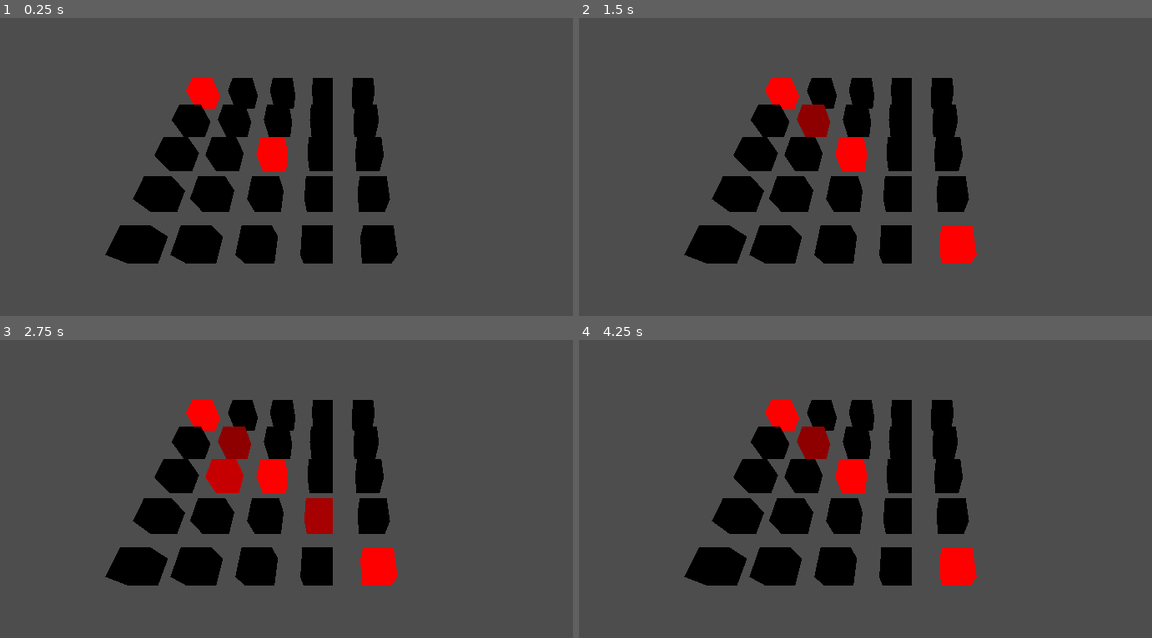
Above: before the commit, frames 1-4 (two rows, left to right).
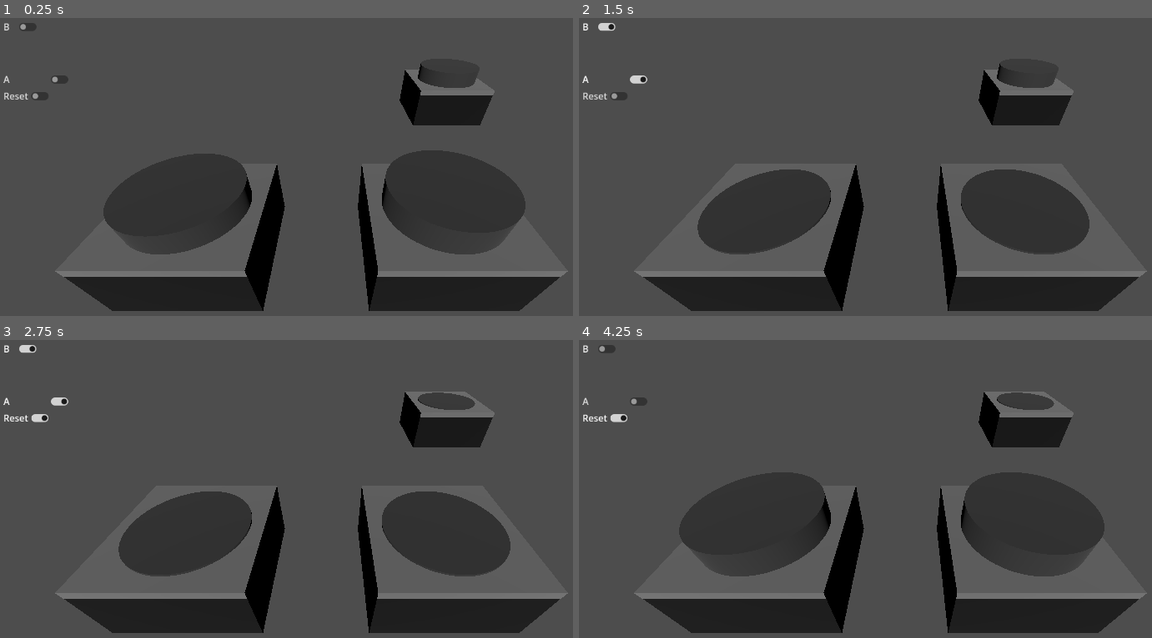
Above: after the commit, the same moments.

Repository: EloiStree/2026_03_20_godot_hello_micro_bit
Game: Godot game, scene res://_/scene/demo/demo_micro_bit_tactile_button.tscn
The game is run twice, just before and just after one commit, with the same random seed, the same clock (stepped at 60 frames per second) and the same inputs. Before the commit the project starts from res://_/scene/demo/demo_micro_bit_array_of_led_5x_5.tscn.
Inputs (mouse positions are in pixels of both pictures, inside the frame that each line leads up to):
- Up to frame 1 (0.25 s): no input
- Up to frame 2 (1.5 s): click (613, 80) at 0.5 s, where only the run after the commit has a clickable "A"; click (601, 26) at 1.25 s, where only the run after the commit has a clickable "B"
- Up to frame 3 (2.75 s): click (28, 417) at 2 s, where only the run after the commit has a clickable "Reset"
- Up to frame 4 (4.25 s): click (613, 402) at 2.75 s, where only the run after the commit has a clickable "A"; click (601, 348) at 3.5 s, where only the run after the commit has a clickable "B"

The runs differ from the first frame. In frame 1, 34% of the frame differs, in the area x 0-100%, y 1-99%; in frame 2, 32%; in frame 3, 32%; in frame 4, 34%.

Commit message:
Save a tacticle button to use in the project

Diff:
--- /dev/null
+++ b/_/scene/demo/demo_micro_bit_tactile_button.tscn
@@ -0,0 +1,58 @@
+[gd_scene format=3 uid="uid://baf46vbohyjn1"]
+
+[ext_resource type="PackedScene" uid="uid://bg75crlsjco8h" path="res://_/scene/element/element_micro_bit_tactile_button_view.tscn" id="1_66oti"]
+
+[node name="DemoMicroBitTactileButton" type="Node3D" unique_id=417928141]
+
+[node name="MicroBitTactileButtonViewA" parent="." unique_id=422241058 instance=ExtResource("1_66oti")]
+
+[node name="NodeScriptAnimation" parent="MicroBitTactileButtonViewA" index="0" unique_id=826314448]
+pressing_state = 0.165
+
+[node name="MicroBitTactileButtonViewB" parent="." unique_id=951816194 instance=ExtResource("1_66oti")]
+transform = Transform3D(1, 0, 0, 0, 1, 0, 0, 0, 1, 1.707717, 0, 0)
+
+[node name="MicroBitTactileButtonViewReset" parent="." unique_id=1204383887 instance=ExtResource("1_66oti")]
+transform = Transform3D(1, 0, 0, 0, 1, 0, 0, 0, 1, 2.6623504, 0, -2.7371497)
+
+[node name="Camera3D" type="Camera3D" parent="." unique_id=526125779]
+transform = Transform3D(1, 0, 0, 0, 0.7385495, 0.6741993, 0, -0.6741993, 0.7385495, 0.9687034, 1.6574355, 1.1926694)
+
+[node name="DirectionalLight3D" type="DirectionalLight3D" parent="." unique_id=1839160264]
+transform = Transform3D(1, 0, 0, 0, 0.825074, 0.5650246, 0, -0.5650246, 0.825074, 0, 3.458373, 0)
+
+[node name="CanvasLayer" type="CanvasLayer" parent="." unique_id=1126895272]
+
+[node name="CheckButtonA" type="CheckButton" parent="CanvasLayer" unique_id=1908850443]
+anchors_preset = -1
+anchor_top = 0.117000006
+anchor_right = 0.061000004
+anchor_bottom = 0.20700002
+offset_top = 0.18399811
+offset_right = 54.729996
+offset_bottom = 26.32399
+text = "A"
+
+[node name="CheckButtonB" type="CheckButton" parent="CanvasLayer" unique_id=1805365878]
+anchors_preset = -1
+anchor_right = 0.061000004
+anchor_bottom = 0.086
+offset_right = -0.27200317
+offset_bottom = -1.7280006
+text = "B"
+
+[node name="CheckButtonReset" type="CheckButton" parent="CanvasLayer" unique_id=1605622294]
+anchors_preset = -1
+anchor_top = 0.18800001
+anchor_right = 0.061000004
+anchor_bottom = 0.26500002
+offset_top = 0.17599487
+offset_right = -0.27200317
+offset_bottom = 0.27998352
+text = "Reset"
+
+[connection signal="toggled" from="CanvasLayer/CheckButtonA" to="MicroBitTactileButtonViewA" method="set_pressing_value"]
+[connection signal="toggled" from="CanvasLayer/CheckButtonB" to="MicroBitTactileButtonViewB" method="set_pressing_value"]
+[connection signal="toggled" from="CanvasLayer/CheckButtonReset" to="MicroBitTactileButtonViewReset" method="set_pressing_value"]
+
+[editable path="MicroBitTactileButtonViewA"]
--- /dev/null
+++ b/_/scene/element/element_micro_bit_tactile_button_view.tscn
@@ -0,0 +1,57 @@
+[gd_scene format=3 uid="uid://bg75crlsjco8h"]
+
+[ext_resource type="Script" uid="uid://2qjtvy7chvw5" path="res://_/script/micro_bit_tactile_button.gd" id="1_rmpgu"]
+[ext_resource type="Script" uid="uid://cpq625pgxe80t" path="res://_/script/micro_bit_tactile_button_script_animation.gd" id="1_un1rb"]
+
+[sub_resource type="BoxMesh" id="BoxMesh_5xryl"]
+
+[sub_resource type="StandardMaterial3D" id="StandardMaterial3D_66oti"]
+albedo_color = Color(0, 0, 0, 1)
+
+[sub_resource type="StandardMaterial3D" id="StandardMaterial3D_kyvj0"]
+albedo_color = Color(0.4506483, 0.4506483, 0.45064825, 1)
+
+[sub_resource type="CylinderMesh" id="CylinderMesh_wdwhb"]
+
+[sub_resource type="StandardMaterial3D" id="StandardMaterial3D_faa6o"]
+albedo_color = Color(0.2159017, 0.21590173, 0.2159017, 1)
+
+[node name="MicroBitTactileButtonView" type="Node3D" unique_id=422241058]
+script = ExtResource("1_rmpgu")
+
+[node name="NodeScriptAnimation" type="Node" parent="." unique_id=826314448 node_paths=PackedStringArray("to_move", "where_when_pressed", "where_when_released")]
+script = ExtResource("1_un1rb")
+to_move = NodePath("../StaticMovingPartRoot/StaticMovingPart")
+where_when_pressed = NodePath("../StaticMovingPartRoot/Node3DWhenPressing")
+where_when_released = NodePath("../StaticMovingPartRoot/Node3DWhenReleasing")
+
+[node name="StaticPart" type="Node3D" parent="." unique_id=388458076]
+
+[node name="MeshInstance3D" type="MeshInstance3D" parent="StaticPart" unique_id=2026954184]
+transform = Transform3D(1, 0, 0, 0, 0.5, 0, 0, 0, 1, 0, 0.25, 0)
+mesh = SubResource("BoxMesh_5xryl")
+surface_material_override/0 = SubResource("StandardMaterial3D_66oti")
+
+[node name="MeshInstance3D3" type="MeshInstance3D" parent="StaticPart" unique_id=2075764768]
+transform = Transform3D(1.002, 0, 0, 0, 0.061, 0, 0, 0, 1.002, 0, 0.4732576, 0)
+mesh = SubResource("BoxMesh_5xryl")
+surface_material_override/0 = SubResource("StandardMaterial3D_kyvj0")
+
+[node name="StaticMovingPartRoot" type="Node3D" parent="." unique_id=1044300752]
+transform = Transform3D(1, 0, 0, 0, 1, 0, 0, 0, 1, 0, 0.5015203, 0)
+
+[node name="StaticMovingPart" type="Node3D" parent="StaticMovingPartRoot" unique_id=145067430]
+transform = Transform3D(1, 0, 0, 0, 1, 0, 0, 0, 1, 0, 0.15130138, 0)
+
+[node name="MeshInstance3D2" type="MeshInstance3D" parent="StaticMovingPartRoot/StaticMovingPart" unique_id=618576149]
+transform = Transform3D(0.81276286, 0, 0, 0, 0.15297979, 0, 0, 0, 0.7958324, 0, -0.13627785, 0)
+mesh = SubResource("CylinderMesh_wdwhb")
+surface_material_override/0 = SubResource("StandardMaterial3D_faa6o")
+
+[node name="Node3DWhenPressing" type="Node3D" parent="StaticMovingPartRoot" unique_id=1819610189]
+
+[node name="Node3DWhenReleasing" type="Node3D" parent="StaticMovingPartRoot" unique_id=69712431]
+transform = Transform3D(1, 0, 0, 0, 1, 0, 0, 0, 1, 0, 0.1745305, 0)
+
+[connection signal="on_down" from="." to="NodeScriptAnimation" method="set_as_pressing"]
+[connection signal="on_up" from="." to="NodeScriptAnimation" method="set_as_released"]
--- a/_/script/micro_bit_matrix_leds_5x5.gd
+++ b/_/script/micro_bit_matrix_leds_5x5.gd
@@ -31,11 +31,11 @@
 		00000
 		"""
 const IMAGE_FULL :="""
-		00000
-		00000
-		00000
-		00000
-		00000
+		99999
+		99999
+		99999
+		99999
+		99999
 		"""
 const IMAGE_BORDER:="""
 		99999
--- a/_/script/micro_bit_set_mesh_instance_3d_color.gd
+++ b/_/script/micro_bit_set_mesh_instance_3d_color.gd
@@ -1,3 +1,4 @@
+class_name MicroBitSetMeshInstanceColor3D
 extends Node
 
 @export var to_affect: MeshInstance3D = null
--- /dev/null
+++ b/_/script/micro_bit_tactile_button.gd
@@ -0,0 +1,56 @@
+
+
+class_name MicroBitTactileButtonState
+extends Node
+
+signal on_pressing_updated(is_pressing:bool)
+signal on_pressing_changed(is_pressing:bool)
+signal on_down()
+signal on_up()
+
+@export var pressing_state:bool =false
+@export var was_pressed_last_frame:bool =false
+var was_pressed_on_last_framed_delayed:bool=false
+
+func is_pressed()->bool:
+	return pressing_state==true
+func is_released()->bool:
+	return pressing_state==false
+
+func was_pressed()->bool:
+	return was_pressed_last_frame
+
+func _ready():
+	get_tree().process_frame.connect(_on_frame_end_start)
+
+func _process(delta: float) -> void:
+
+	#For testing need to be removed
+	if was_pressed():
+		print("Hey that was pressed once")
+
+func _on_frame_end_start():
+	#TODO: TEST THAT IT WORKS
+	if was_pressed_on_last_framed_delayed==true:
+		was_pressed_last_frame = was_pressed_on_last_framed_delayed
+		was_pressed_on_last_framed_delayed=false
+	else:
+		was_pressed_last_frame = false
+
+func set_as_pressing():
+	set_pressing_value(true)
+
+func set_as_released():
+	set_pressing_value(false)
+
+func set_pressing_value(is_pressing:bool):
+	var changed:bool = pressing_state !=is_pressing
+	pressing_state = is_pressing
+	if changed:
+		if is_pressing:
+			was_pressed_on_last_framed_delayed=true
+			on_down.emit()
+		else:
+			on_up.emit()
+		on_pressing_changed.emit(is_pressing)
+	on_pressing_updated.emit(is_pressing)
--- /dev/null
+++ b/_/script/micro_bit_tactile_button_script_animation.gd
@@ -0,0 +1,35 @@
+class_name MicroBitTactileButtonScriptAnimation
+extends Node
+
+signal on_button_changed_pression(percent_pressed_0_1:float)
+signal on_button_updated_pression(percent_pressed_0_1:float)
+
+@export_range(0,1,0.001) var pressing_state :float=0.0
+@export var to_move:Node3D
+@export var where_when_pressed:Node3D
+@export var where_when_released:Node3D
+
+
+func _ready() -> void:
+	set_pressing_state_as_percent(pressing_state)
+
+func set_as_pressing():
+	set_pressing_state_as_percent(1)
+
+func set_as_released():
+	set_pressing_state_as_percent(0)
+func set_pressing_state(is_pressing:bool):
+	set_pressing_state_as_percent(1 if is_pressing else 0)
+
+func set_pressing_state_as_percent(percent_0_1:float):
+	var changed :bool = pressing_state!=percent_0_1
+	pressing_state =percent_0_1
+
+	var v3_start :Vector3 =where_when_pressed.global_position
+	var v3_end :Vector3=where_when_released.global_position
+	#var v3_direction :Vector3 = v3_end -v3_start
+	var v3_point_position = lerp(v3_start,v3_end,1.0-pressing_state )
+	to_move.global_position = v3_point_position
+	if changed:
+		on_button_changed_pression.emit(percent_0_1)
+	on_button_updated_pression.emit(percent_0_1)
--- a/project.godot
+++ b/project.godot
@@ -11,7 +11,7 @@
 [application]
 
 config/name="2026_03_20_godot_hello_micro_bit"
-run/main_scene="uid://d2qvrov4hv5qj"
+run/main_scene="uid://baf46vbohyjn1"
 config/features=PackedStringArray("4.6", "Mobile")
 config/icon="res://icon.svg"
 
Not shown, added: _/script/micro_bit_tactile_button.gd.uid
Not shown, added: _/script/micro_bit_tactile_button_script_animation.gd.uid
